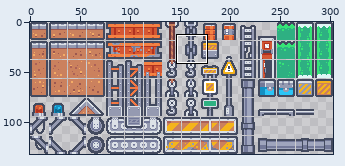
Sprite sheet -- assets/tilemap.png. The picture above shows the old version from afar; the outline marks the close-up.
Close-up. Before the edit:
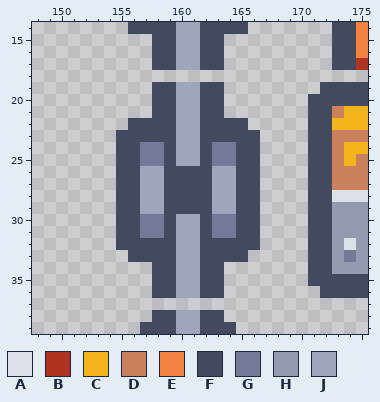
The file is 303x132 pixels. Shown: x 148..175, y 14..39.
Palette (. is transparent): A #dce1e7  B #b03220  C #f4b41b  D #cb815e  E #f48243  F #434a5f  G #737999  H #959ab1  J #9fa5bd
Pixels before, first column x 155:
14 .FFFFJJFFFF.......FFE
15 ...FFJJFF.........FFE
16 ...FFJJFF.........FFE
17 ...FFJJFF.........FFB
18 .....................
19 ...FFJJFF........FFFF
20 ...FFJJFF.......FFFFF
21 ...FFJJFF.......FFDCC
22 .FFFFJJFFFF.....FFCCC
23 FFFFFJJFFFFF....FFDDD
24 FFGGFJJFGGFF....FFDCC
25 FFGGFJJFGGFF....FFDCD
26 FFJJFFFFJJFF....FFDDD
27 FFJJFFFFJJFF....FFDDD
28 FFJJFFFFJJFF....FFAAA
29 FFJJFFFFJJFF....FFHHH
30 FFGGFJJFGGFF....FFHHH
31 FFGGFJJFGGFF....FFHHH
32 FFFFFJJFFFFF....FFHAH
33 .FFFFJJFFFF.....FFHGH
34 ...FFJJFF.......FFHHH
35 ...FFJJFF.......FFFFF
36 ...FFJJFF........FFFF
37 .....................
38 ...FFJJFF............
39 ..FFFJJFFF...........
Once edited:
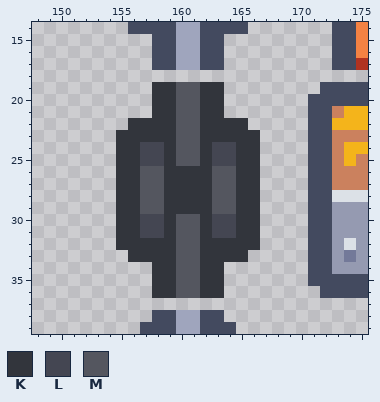
Colours new in this view: K #32353c  L #444652  M #54565f
Changes in this commit:
y 19..21: x 158..163 FFJJFF -> KKMMKK
y 22: x 156..165 FFFFJJFFFF -> KKKKMMKKKK
y 23: x 155..166 FFFFFJJFFFFF -> KKKKKMMKKKKK
y 24..25: x 155..166 FFGGFJJFGGFF -> KKLLKMMKLLKK
y 26..29: x 155..166 FFJJFFFFJJFF -> KKMMKKKKMMKK
y 30..31: x 155..166 FFGGFJJFGGFF -> KKLLKMMKLLKK
y 32: x 155..166 FFFFFJJFFFFF -> KKKKKMMKKKKK
y 33: x 156..165 FFFFJJFFFF -> KKKKMMKKKK
y 34..36: x 158..163 FFJJFF -> KKMMKK
Where, in picture pixels (left, top, right, bottom), the same in both close-ups:
changed: (116, 82, 260, 298)
